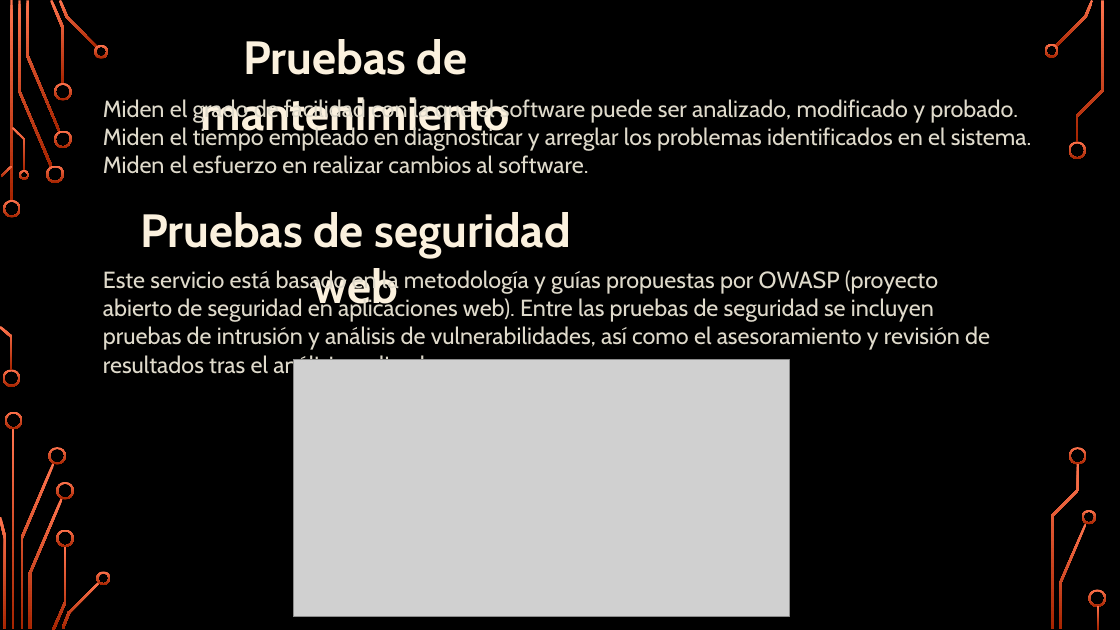
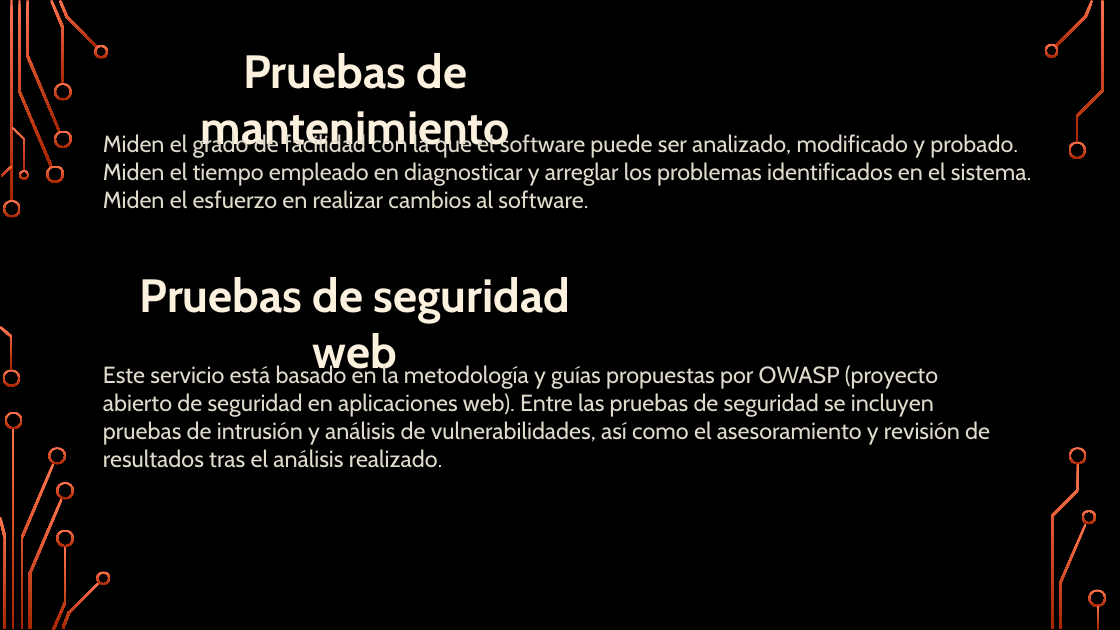
Before and after one commit to CrazyFiesta/CrazyFiesta, a slide deck: slide 16 of Software Testing.pptx. Drawn at 1120x630 pixels with LibreOffice and Linux fonts; fonts in the diff are those of the drawing; grey boxes stand for pictures; background and template pictures are left out. Boxes give left, top, right and bottom in pixels: in the first picture for what was removed or moved away, otherwise in the second. Text is boxed around its words. In the diff, an @@ line names an element or a change of style, - is before the commit and + after.

```diff
--- a/Software Testing.pptx
+++ b/Software Testing.pptx
@@ text "Pruebas de mantenimiento": place and size @@
-text "Pruebas de mantenimiento" at [201,39,510,141]
+text "Pruebas de mantenimiento" at [201,53,510,156]
@@ text "Miden el grado de facilidad ...": place and size @@
-text "Miden el grado de facilidad ..." at [103,97,1032,174]
+text "Miden el grado de facilidad ..." at [103,131,1032,209]
@@ text "Pruebas de seguridad web": place and size @@
-text "Pruebas de seguridad web" at [140,212,570,314]
+text "Pruebas de seguridad web" at [140,277,570,379]
@@ text "Este servicio está basado en ..." rewrapped from [103,268,990,378] to [103,363,990,468] @@
@@ picture removed at [293,360,789,618] @@
```
Also in this commit, not shown: 2 other slides changed, 1 slide added.
